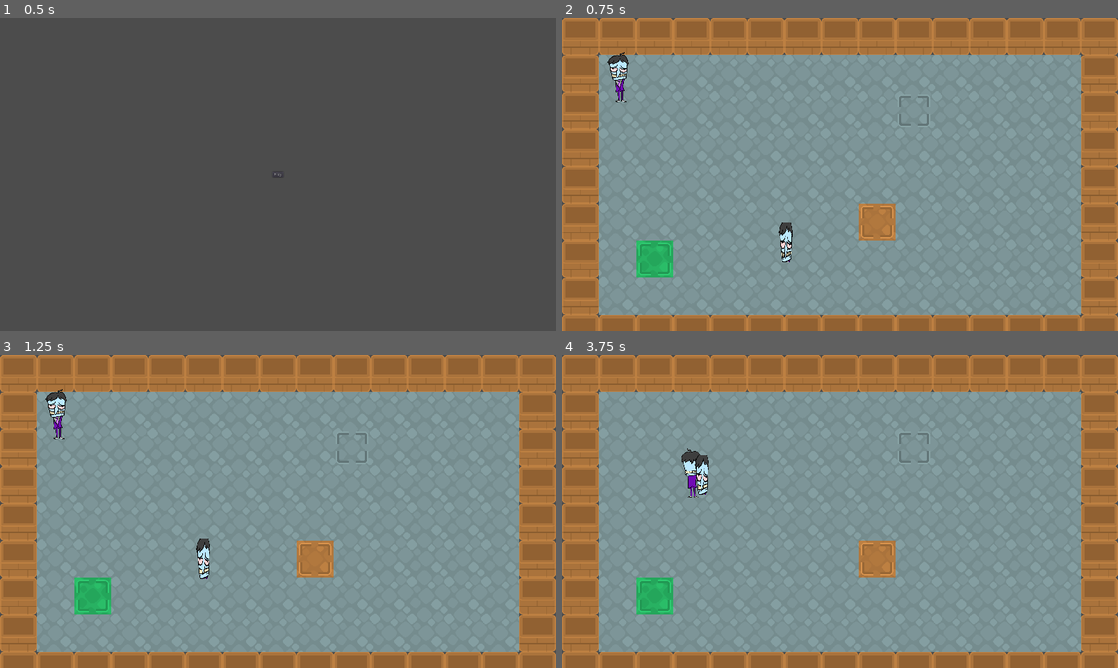
Above: before the commit, frames 1-4 (two rows, left to right).
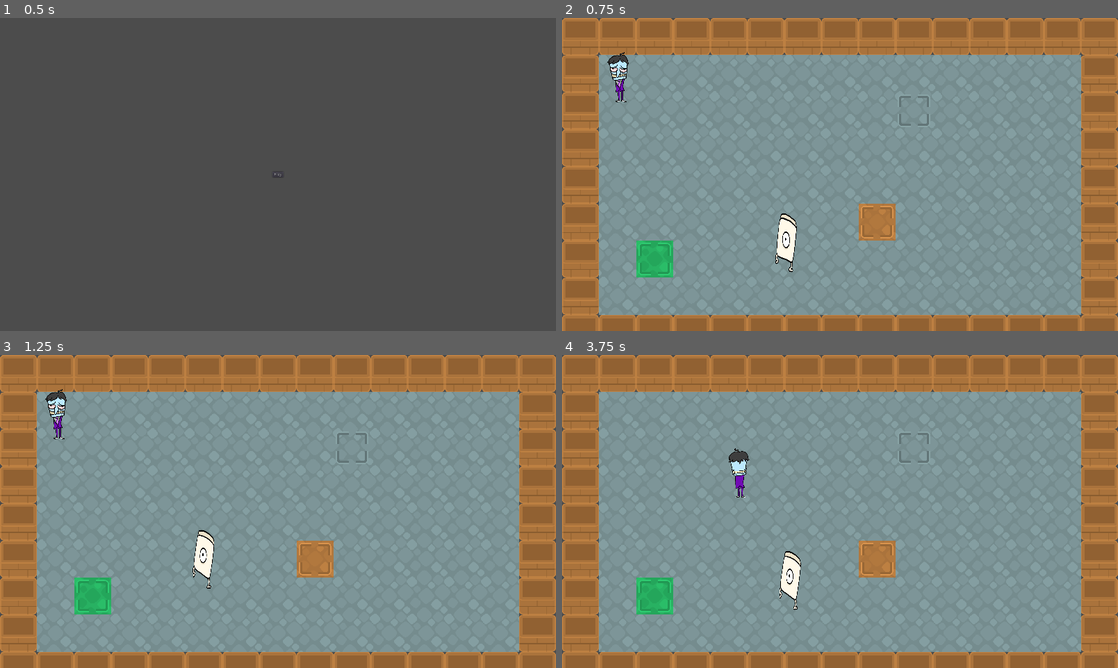
Above: after the commit, the same moments.

Repository: TheSeahorse/GMTK2022
Game: Godot game, scene res://Main.tscn
Same seed, same stepped clock (60 frames per second), same inputs: the game is played once before the commit and once after it.
Inputs (mouse positions are in pixels of both pictures, inside the frame that each line leads up to):
- Up to frame 1 (0.5 s): no input
- Up to frame 2 (0.75 s): click "Play" at 0.5 s
- Up to frame 3 (1.25 s): no input
- Up to frame 4 (3.75 s): tap Enter at 1.25 s; move the mouse to (962, 495) at 1.27 s; hold D (move_right) 1.28-2.03 s; tap Space at 1.35, 1.52, 1.82, 2.1, 2.27, 2.57, 2.85, 3.6 s; move the mouse to (728, 527) at 2.02 s; hold S (move_down) 2.03-2.78 s; move the mouse to (895, 442) at 2.77 s; hold D (move_right) 2.78-3.53 s; move the mouse to (812, 574) at 3.52 s; hold W (move_up) from 3.53 s (still down)

Frame 1 is identical in both runs. In frame 2, 0.5% of the frame differs, in the area x 38-43%, y 62-82%; in frame 3, 0.5%; in frame 4, 1.3%, in the area x 21-43%, y 29-82%.

Commit message:
Update enemy and add respawn

Diff:
--- a/Enemy.gd
+++ b/Enemy.gd
@@ -8,7 +8,7 @@
     pass # Replace with function body.
 
 
-func _process(delta):
+func _process(_delta):
     var velocity = position.direction_to(move_target) * speed
     velocity = move_and_slide(velocity)
 
--- a/Enemy.tscn
+++ b/Enemy.tscn
@@ -1,20 +1,70 @@
-[gd_scene load_steps=4 format=2]
+[gd_scene load_steps=13 format=2]
 
-[ext_resource path="res://assets/enemy.png" type="Texture" id=1]
+[ext_resource path="res://assets/enemy1.png" type="Texture" id=1]
 [ext_resource path="res://Enemy.gd" type="Script" id=2]
 
+[sub_resource type="AtlasTexture" id=2]
+flags = 4
+atlas = ExtResource( 1 )
+region = Rect2( 0, 0, 402, 517 )
+
+[sub_resource type="AtlasTexture" id=3]
+flags = 4
+atlas = ExtResource( 1 )
+region = Rect2( 0, 517, 402, 517 )
+
+[sub_resource type="AtlasTexture" id=4]
+flags = 4
+atlas = ExtResource( 1 )
+region = Rect2( 0, 1034, 402, 517 )
+
+[sub_resource type="AtlasTexture" id=5]
+flags = 4
+atlas = ExtResource( 1 )
+region = Rect2( 0, 1551, 402, 517 )
+
+[sub_resource type="AtlasTexture" id=6]
+flags = 4
+atlas = ExtResource( 1 )
+region = Rect2( 0, 2068, 402, 517 )
+
+[sub_resource type="AtlasTexture" id=7]
+flags = 4
+atlas = ExtResource( 1 )
+region = Rect2( 0, 2585, 402, 517 )
+
+[sub_resource type="AtlasTexture" id=8]
+flags = 4
+atlas = ExtResource( 1 )
+region = Rect2( 0, 3102, 402, 517 )
+
+[sub_resource type="AtlasTexture" id=9]
+flags = 4
+atlas = ExtResource( 1 )
+region = Rect2( 0, 3619, 402, 517 )
+
+[sub_resource type="SpriteFrames" id=10]
+animations = [ {
+"frames": [ SubResource( 2 ), SubResource( 3 ), SubResource( 4 ), SubResource( 5 ), SubResource( 6 ), SubResource( 7 ), SubResource( 8 ), SubResource( 9 ) ],
+"loop": true,
+"name": "default",
+"speed": 14.0
+} ]
+
 [sub_resource type="CapsuleShape2D" id=1]
-radius = 109.0
-height = 62.0
+radius = 125.0
+height = 66.0
 
 [node name="Enemy" type="KinematicBody2D"]
 scale = Vector2( 0.2, 0.5 )
+collision_layer = 4
+collision_mask = 3
 script = ExtResource( 2 )
 
-[node name="Sprite" type="Sprite" parent="."]
-texture = ExtResource( 1 )
-region_enabled = true
-region_rect = Rect2( 29.587, 95.4221, 315.566, 275.621 )
+[node name="AnimatedSprite" type="AnimatedSprite" parent="."]
+frames = SubResource( 10 )
+frame = 1
+playing = true
 
 [node name="CollisionShape2D" type="CollisionShape2D" parent="."]
 shape = SubResource( 1 )
--- a/Game.gd
+++ b/Game.gd
@@ -7,15 +7,33 @@
 var GAME_WIDTH = ProjectSettings.get_setting("display/window/size/width")
 
 var player
-var enemy
+var enemies = []
 
 func _ready():
     player = Player.instance()
     player.position = Vector2(200,200)
+    player.connect("enemy_detected", self, "_player_detected_enemy")
     add_child(player)
-    enemy = Enemy.instance()
+    add_enemy()
+
+func _unhandled_input(event):
+    if event is InputEventKey:
+        if event.pressed and event.scancode == KEY_SPACE:
+            var popped_enemy = enemies.pop_back()
+            popped_enemy.queue_free()
+            add_enemy()
+
+func add_enemy():
+    var enemy = Enemy.instance()
     enemy.position = Vector2(800,800)
-    add_child(enemy)
+    call_deferred("add_child", enemy)
+    enemies.append(enemy)
+
+func _player_detected_enemy(body):
+    add_enemy()
+    enemies.erase(body)
+    body.queue_free()
 
 func _process(_delta):
-    enemy.set_move_target(player.position)
+    for enemy in enemies:
+        enemy.set_move_target(player.position)
--- a/Player.gd
+++ b/Player.gd
@@ -1,6 +1,9 @@
 extends KinematicBody2D
 
+signal enemy_detected
+
 var move_speed: = 300
+
 var velocity = Vector2.ZERO
 var friction: float
 
@@ -70,3 +73,7 @@
         $Sprite.play("move_left")
     elif aim_rotation < 315 and aim_rotation >= 225:
         $Sprite.play("move_up")
+
+func _on_EnemyDetector_body_entered(body):
+    print("Player detected enemy")
+    emit_signal("enemy_detected", body)
--- a/Player.tscn
+++ b/Player.tscn
@@ -36,6 +36,86 @@
 atlas = ExtResource( 4 )
 region = Rect2( 0, 3210, 402, 642 )
 
+[sub_resource type="AtlasTexture" id=24]
+flags = 4
+atlas = ExtResource( 3 )
+region = Rect2( 0, 0, 402, 642 )
+
+[sub_resource type="AtlasTexture" id=25]
+flags = 4
+atlas = ExtResource( 3 )
+region = Rect2( 0, 642, 402, 642 )
+
+[sub_resource type="AtlasTexture" id=26]
+flags = 4
+atlas = ExtResource( 3 )
+region = Rect2( 0, 1284, 402, 642 )
+
+[sub_resource type="AtlasTexture" id=27]
+flags = 4
+atlas = ExtResource( 3 )
+region = Rect2( 0, 1926, 402, 642 )
+
+[sub_resource type="AtlasTexture" id=28]
+flags = 4
+atlas = ExtResource( 3 )
+region = Rect2( 0, 2568, 402, 642 )
+
+[sub_resource type="AtlasTexture" id=29]
+flags = 4
+atlas = ExtResource( 3 )
+region = Rect2( 0, 3210, 402, 642 )
+
+[sub_resource type="AtlasTexture" id=11]
+flags = 4
+atlas = ExtResource( 1 )
+region = Rect2( 0, 0, 402, 642 )
+
+[sub_resource type="AtlasTexture" id=31]
+flags = 4
+atlas = ExtResource( 4 )
+region = Rect2( 0, 0, 402, 642 )
+
+[sub_resource type="AtlasTexture" id=32]
+flags = 4
+atlas = ExtResource( 5 )
+region = Rect2( 0, 0, 402, 642 )
+
+[sub_resource type="AtlasTexture" id=18]
+flags = 4
+atlas = ExtResource( 5 )
+region = Rect2( 0, 0, 402, 642 )
+
+[sub_resource type="AtlasTexture" id=19]
+flags = 4
+atlas = ExtResource( 5 )
+region = Rect2( 0, 642, 402, 642 )
+
+[sub_resource type="AtlasTexture" id=20]
+flags = 4
+atlas = ExtResource( 5 )
+region = Rect2( 0, 1284, 402, 642 )
+
+[sub_resource type="AtlasTexture" id=21]
+flags = 4
+atlas = ExtResource( 5 )
+region = Rect2( 0, 1926, 402, 642 )
+
+[sub_resource type="AtlasTexture" id=22]
+flags = 4
+atlas = ExtResource( 5 )
+region = Rect2( 0, 2568, 402, 642 )
+
+[sub_resource type="AtlasTexture" id=23]
+flags = 4
+atlas = ExtResource( 5 )
+region = Rect2( 0, 3210, 402, 642 )
+
+[sub_resource type="AtlasTexture" id=30]
+flags = 4
+atlas = ExtResource( 3 )
+region = Rect2( 0, 0, 402, 642 )
+
 [sub_resource type="AtlasTexture" id=3]
 flags = 4
 atlas = ExtResource( 1 )
@@ -65,86 +145,6 @@
 flags = 4
 atlas = ExtResource( 1 )
 region = Rect2( 0, 3210, 402, 642 )
-
-[sub_resource type="AtlasTexture" id=18]
-flags = 4
-atlas = ExtResource( 5 )
-region = Rect2( 0, 0, 402, 642 )
-
-[sub_resource type="AtlasTexture" id=19]
-flags = 4
-atlas = ExtResource( 5 )
-region = Rect2( 0, 642, 402, 642 )
-
-[sub_resource type="AtlasTexture" id=20]
-flags = 4
-atlas = ExtResource( 5 )
-region = Rect2( 0, 1284, 402, 642 )
-
-[sub_resource type="AtlasTexture" id=21]
-flags = 4
-atlas = ExtResource( 5 )
-region = Rect2( 0, 1926, 402, 642 )
-
-[sub_resource type="AtlasTexture" id=22]
-flags = 4
-atlas = ExtResource( 5 )
-region = Rect2( 0, 2568, 402, 642 )
-
-[sub_resource type="AtlasTexture" id=23]
-flags = 4
-atlas = ExtResource( 5 )
-region = Rect2( 0, 3210, 402, 642 )
-
-[sub_resource type="AtlasTexture" id=24]
-flags = 4
-atlas = ExtResource( 3 )
-region = Rect2( 0, 0, 402, 642 )
-
-[sub_resource type="AtlasTexture" id=25]
-flags = 4
-atlas = ExtResource( 3 )
-region = Rect2( 0, 642, 402, 642 )
-
-[sub_resource type="AtlasTexture" id=26]
-flags = 4
-atlas = ExtResource( 3 )
-region = Rect2( 0, 1284, 402, 642 )
-
-[sub_resource type="AtlasTexture" id=27]
-flags = 4
-atlas = ExtResource( 3 )
-region = Rect2( 0, 1926, 402, 642 )
-
-[sub_resource type="AtlasTexture" id=28]
-flags = 4
-atlas = ExtResource( 3 )
-region = Rect2( 0, 2568, 402, 642 )
-
-[sub_resource type="AtlasTexture" id=29]
-flags = 4
-atlas = ExtResource( 3 )
-region = Rect2( 0, 3210, 402, 642 )
-
-[sub_resource type="AtlasTexture" id=30]
-flags = 4
-atlas = ExtResource( 3 )
-region = Rect2( 0, 0, 402, 642 )
-
-[sub_resource type="AtlasTexture" id=11]
-flags = 4
-atlas = ExtResource( 1 )
-region = Rect2( 0, 0, 402, 642 )
-
-[sub_resource type="AtlasTexture" id=31]
-flags = 4
-atlas = ExtResource( 4 )
-region = Rect2( 0, 0, 402, 642 )
-
-[sub_resource type="AtlasTexture" id=32]
-flags = 4
-atlas = ExtResource( 5 )
-region = Rect2( 0, 0, 402, 642 )
 
 [sub_resource type="SpriteFrames" id=9]
 animations = [ {
@@ -153,47 +153,53 @@
 "name": "move_left",
 "speed": 12.0
 }, {
+"frames": [ SubResource( 24 ), SubResource( 25 ), SubResource( 26 ), SubResource( 27 ), SubResource( 28 ), SubResource( 29 ) ],
+"loop": true,
+"name": "move_right",
+"speed": 12.0
+}, {
+"frames": [ SubResource( 11 ) ],
+"loop": true,
+"name": "idle_down",
+"speed": 5.0
+}, {
+"frames": [ SubResource( 31 ) ],
+"loop": true,
+"name": "idle_left",
+"speed": 5.0
+}, {
+"frames": [ SubResource( 32 ) ],
+"loop": true,
+"name": "idle_up",
+"speed": 5.0
+}, {
+"frames": [ SubResource( 18 ), SubResource( 19 ), SubResource( 20 ), SubResource( 21 ), SubResource( 22 ), SubResource( 23 ) ],
+"loop": true,
+"name": "move_up",
+"speed": 12.0
+}, {
+"frames": [ SubResource( 30 ) ],
+"loop": true,
+"name": "idle_right",
+"speed": 5.0
+}, {
 "frames": [ SubResource( 3 ), SubResource( 4 ), SubResource( 5 ), SubResource( 6 ), SubResource( 7 ), SubResource( 8 ) ],
 "loop": true,
 "name": "move_down",
 "speed": 12.0
-}, {
-"frames": [ SubResource( 18 ), SubResource( 19 ), SubResource( 20 ), SubResource( 21 ), SubResource( 22 ), SubResource( 23 ) ],
-"loop": true,
-"name": "move_up",
-"speed": 12.0
-}, {
-"frames": [ SubResource( 24 ), SubResource( 25 ), SubResource( 26 ), SubResource( 27 ), SubResource( 28 ), SubResource( 29 ) ],
-"loop": true,
-"name": "move_right",
-"speed": 12.0
-}, {
-"frames": [ SubResource( 30 ) ],
-"loop": true,
-"name": "idle_right",
-"speed": 5.0
-}, {
-"frames": [ SubResource( 11 ) ],
-"loop": true,
-"name": "idle_down",
-"speed": 5.0
-}, {
-"frames": [ SubResource( 31 ) ],
-"loop": true,
-"name": "idle_left",
-"speed": 5.0
-}, {
-"frames": [ SubResource( 32 ) ],
-"loop": true,
-"name": "idle_up",
-"speed": 5.0
 } ]
 
 [sub_resource type="CapsuleShape2D" id=10]
 radius = 12.0
 height = 116.0
 
+[sub_resource type="CapsuleShape2D" id=33]
+radius = 13.0
+height = 116.0
+
 [node name="Player" type="KinematicBody2D"]
+collision_layer = 2
+collision_mask = 13
 script = ExtResource( 2 )
 
 [node name="Sprite" type="AnimatedSprite" parent="."]
@@ -204,3 +210,12 @@
 
 [node name="CollisionShape2D" type="CollisionShape2D" parent="."]
 shape = SubResource( 10 )
+
+[node name="EnemyDetector" type="Area2D" parent="."]
+collision_layer = 0
+collision_mask = 4
+
+[node name="EnemyDetectorShape" type="CollisionShape2D" parent="EnemyDetector"]
+shape = SubResource( 33 )
+
+[connection signal="body_entered" from="EnemyDetector" to="." method="_on_EnemyDetector_body_entered"]
--- a/project.godot
+++ b/project.godot
@@ -46,6 +46,13 @@
  ]
 }
 
+[layer_names]
+
+2d_physics/layer_1="World"
+2d_physics/layer_2="Player"
+2d_physics/layer_3="Enemy"
+2d_physics/layer_4="Projectile"
+
 [physics]
 
 common/enable_pause_aware_picking=true
Not shown: 1 places in Player.tscn that only renumber resources
Binary file added: assets/enemy1.png
Not shown, added: assets/enemy1.png.import
